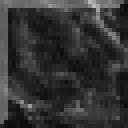
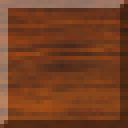
Two versions of the same layered image (128 x 128). Layer-by-layer changes:
added layer "Слой#1" above "Слой#0" over (0, 0, 128, 128)
renamed "Копия Фон" to "Слой#0", hid it over (0, 0, 128, 128)
